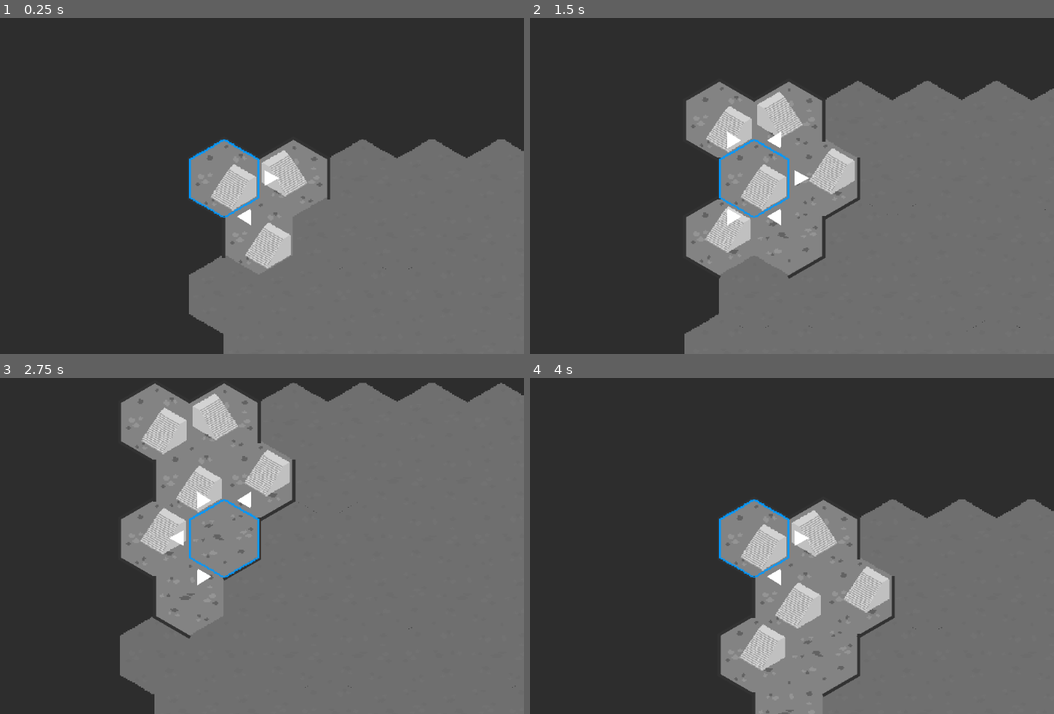
Above: before the commit, frames 1-4 (two rows, left to right).
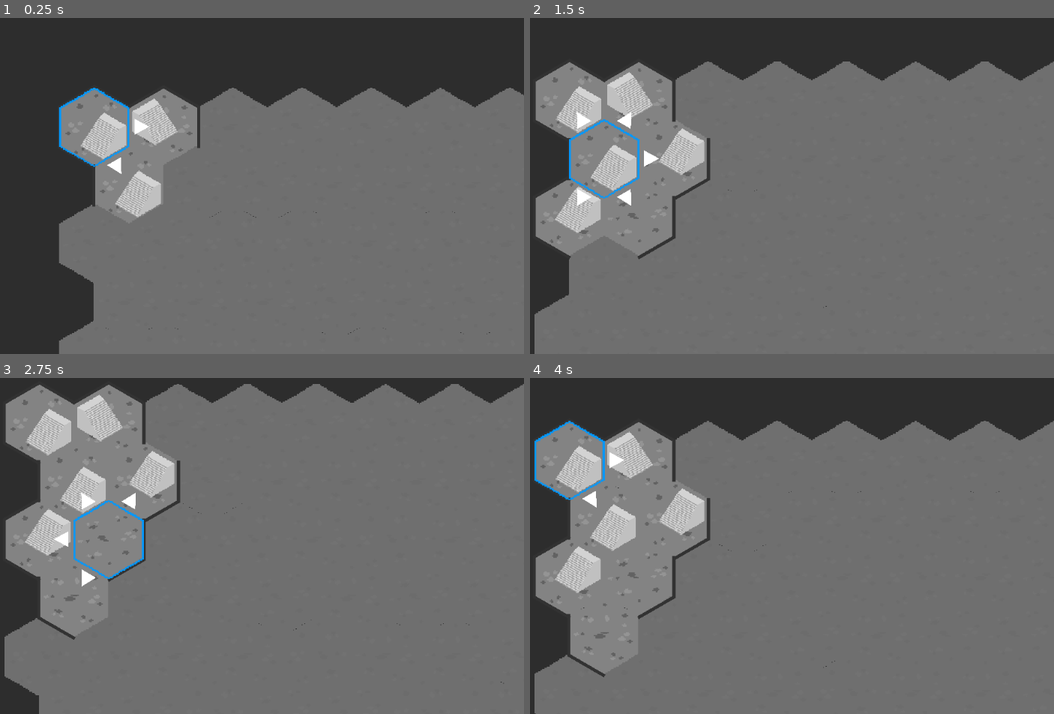
Above: after the commit, the same moments.

Repository: TeodorVecerdi/godot_intake_remake
Game: Godot game, scene res://Scenes/HexGrid.tscn
Same seed, same stepped clock (60 frames per second), same inputs: the game is played once before the commit and once after it.
Inputs:
- Up to frame 1 (0.25 s): no input
- Up to frame 2 (1.5 s): tap Enter at 0.5 s; hold D 0.53-1.28 s; hold E 0.53-1.28 s; hold A from 1.28 s (still down); tap C at 1.35 s
- Up to frame 3 (2.75 s): tap Space at 2 s; release A at 2.03 s; hold D from 2.03 s (still down); hold Z from 2.03 s (still down)
- Up to frame 4 (4 s): release Z at 2.78 s; tap Q at 2.85 s; release D at 3.53 s; hold A from 3.53 s (still down); hold E from 3.53 s (still down)

The runs differ from the first frame. In frame 1, 31% of the frame differs, in the area x 11-100%, y 20-100%; in frame 2, 33%; in frame 3, 29%; in frame 4, 49%, in the area x 0-100%, y 12-100%.

Commit message:
Setup camera

Diff:
--- a/Scenes/HexGrid.tscn
+++ b/Scenes/HexGrid.tscn
@@ -12,6 +12,7 @@
 [ext_resource path="res://Sprites/Tiles/Cell1.png" type="Texture" id=10]
 [ext_resource path="res://Sprites/Tiles/Cell3.png" type="Texture" id=11]
 [ext_resource path="res://Scenes/Player.tscn" type="PackedScene" id=12]
+[ext_resource path="res://Scripts/CameraFollow.gd" type="Script" id=13]
 [ext_resource path="res://Sprites/Square.png" type="Texture" id=14]
 
 [node name="HexGrid" type="Node2D"]
@@ -47,3 +48,13 @@
 scale = Vector2( 10000, 10000 )
 z_index = -1
 texture = ExtResource( 14 )
+
+[node name="Camera" type="Camera2D" parent="."]
+current = true
+zoom = Vector2( 1.5, 1.5 )
+limit_smoothed = true
+smoothing_enabled = true
+editor_draw_limits = true
+script = ExtResource( 13 )
+followSpeed = 4.0
+limitPadding = Vector2( 250, 200 )
--- a/Scenes/Player.tscn
+++ b/Scenes/Player.tscn
@@ -8,10 +8,6 @@
 position = Vector2( 0, 1.25992 )
 texture = ExtResource( 2 )
 script = ExtResource( 1 )
-
-[node name="Camera2D" type="Camera2D" parent="."]
-current = true
-zoom = Vector2( 1.5, 1.5 )
 
 [node name="Arrows" type="Node2D" parent="."]
 
Not shown: 1 places in Scenes/HexGrid.tscn that only renumber resources
